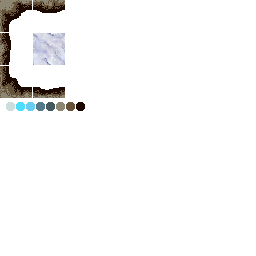
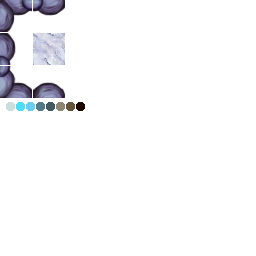
Before/after of a (256, 256) layered artwork. What changed in the layer stack:
added group "Ice Walls" with 6 layers above "snowy_ground" over [0, 0, 65, 98]
added layer "cave_walls_painted copy 5" in group "Ice Walls" over [33, 82, 65, 98]
added layer "cave_walls_painted copy 3" in group "Ice Walls" over [33, 0, 65, 16]
added layer "cave_walls_painted copy 2" in group "Ice Walls" over [0, 66, 32, 98]
added layer "cave_walls_painted copy" in group "Ice Walls" over [0, 33, 16, 65]
added layer "cave_walls_painted" in group "Ice Walls" over [0, 0, 32, 32]
removed layer "Cave Edge Tiles" over [0, 0, 65, 98]
